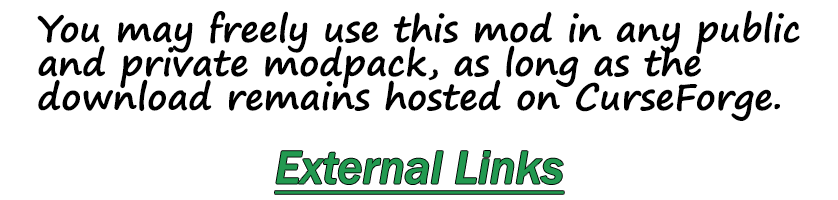
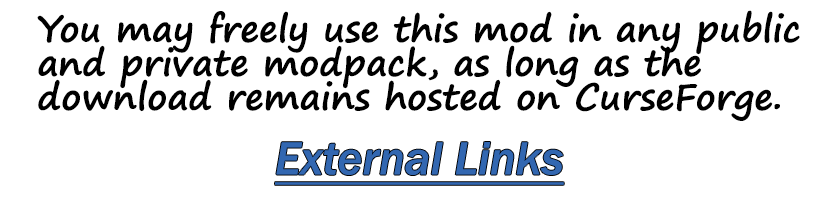
Comparing the layer stacks of the two 838 × 200 images. Changes:
painted on "External Links" over [275, 142, 564, 194]
